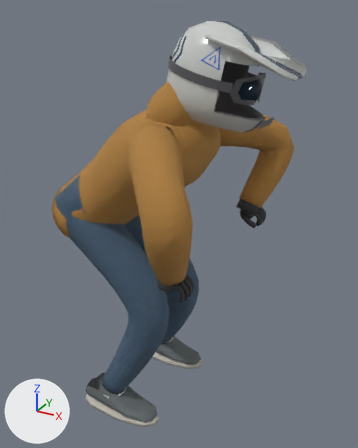
An edit to the Blender file assets/blender/source/rider-street.blend, drawn before and after from the same camera.
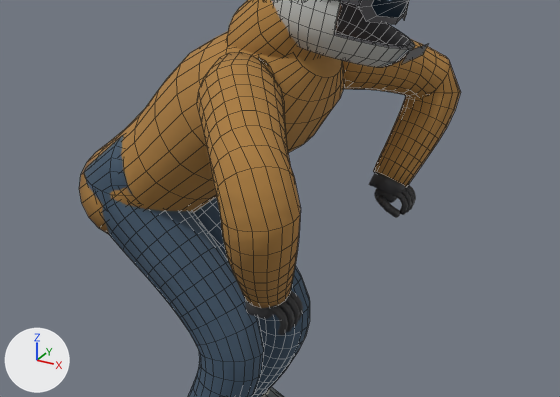
Each version is shown whole from a 50 mm lens placed at (1.566, -1.499, 1.586), pointed at (0.721, 0.037, 0.818), then close up on the part from 0% to 100% of the width and 20% to 76% of the height. The axes (+X, +Y, +Z) are drawn at lower left. The lights are the same throughout. The older version's two pictures come first. The close-ups show mesh edges as thin lines.

In view in the first close-up: 'rider:armour', 'rider:denim', 'rider:glove_top', 'rider:gloves', 'rider:helmet', 'rider:hoodie', 'rider:visor' and 1 more.
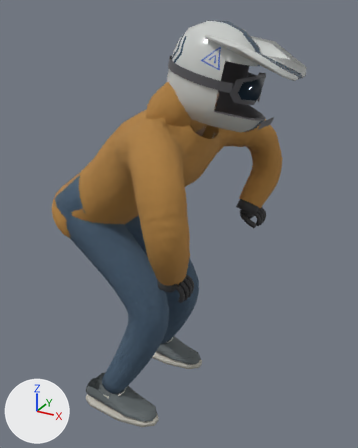
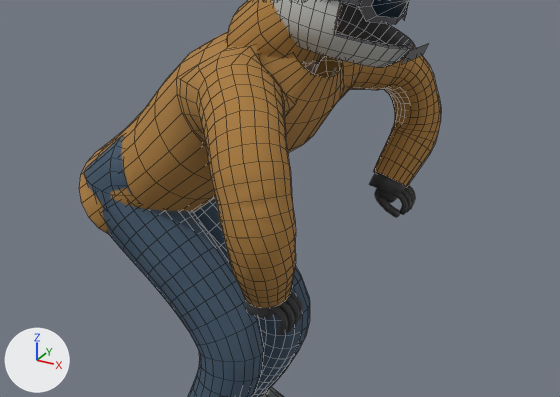
What differs and where, as boxes [x1, y1, x2, y2] in the close-ups (560 x 397 px; the box of a moved part takes in the faces that stretch with it):
```json
{"object": "rider:hoodie", "change": "reshaped", "before": [79, 0, 461, 308], "after": [79, 0, 441, 308]}
{"part": 1, "of": "me_rider_001", "change": "moved or reshaped", "before": [342, 39, 461, 152], "after": [314, 47, 441, 152]}
{"part": 2, "of": "me_rider_001", "change": "moved or reshaped", "before": [177, 47, 301, 291], "after": [177, 45, 297, 291]}
```

The change, as JSON lines over the scene's bpy script:
```json
{"block": "me_rider_001", "where": "# used by ob_rider_hoodie; location = (0.0, 0.0, 0.0)"}
{"op": "remove", "block": "me_rider_001", "code": "me_rider_001.from_pydata(...)  # 1036 vertices, 954 faces; spans x 0.226..1.024, y -0.518..0.518, z 0.703..1.396"}
{"op": "add", "block": "me_rider_001", "code": "me_rider_001.from_pydata(...)  # 1088 vertices, 1020 faces; spans x 0.226..0.991, y -0.476..0.476, z 0.703..1.396"}
{"block": "me_rider_001", "change": "me_rider_001 part 1: 168 vertices moved from x 0.685..1.024, y 0.17..0.518, z 0.919..1.253 to x 0.649..0.991, y 0.17..0.476, z 0.918..1.261; 40 vertices removed from x 0.66..0.822, y 0.135..0.204, z 1.071..1.256; 66 vertices added at x 0.618..0.984, y 0.144..0.471, z 1.013..1.264"}
{"block": "me_rider_001", "change": "me_rider_001 part 2: 168 vertices moved from x 0.685..1.024, y -0.518..-0.17, z 0.919..1.253 to x 0.649..0.991, y -0.476..-0.17, z 0.918..1.261; 40 vertices removed from x 0.66..0.822, y -0.204..-0.135, z 1.071..1.256; 66 vertices added at x 0.618..0.984, y -0.471..-0.144, z 1.013..1.264"}
```
